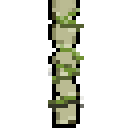
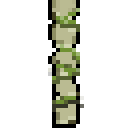
Revision of a layered (128, 128) image; what changed, layer by layer:
painted on "vines" over [48, 24, 84, 108]
